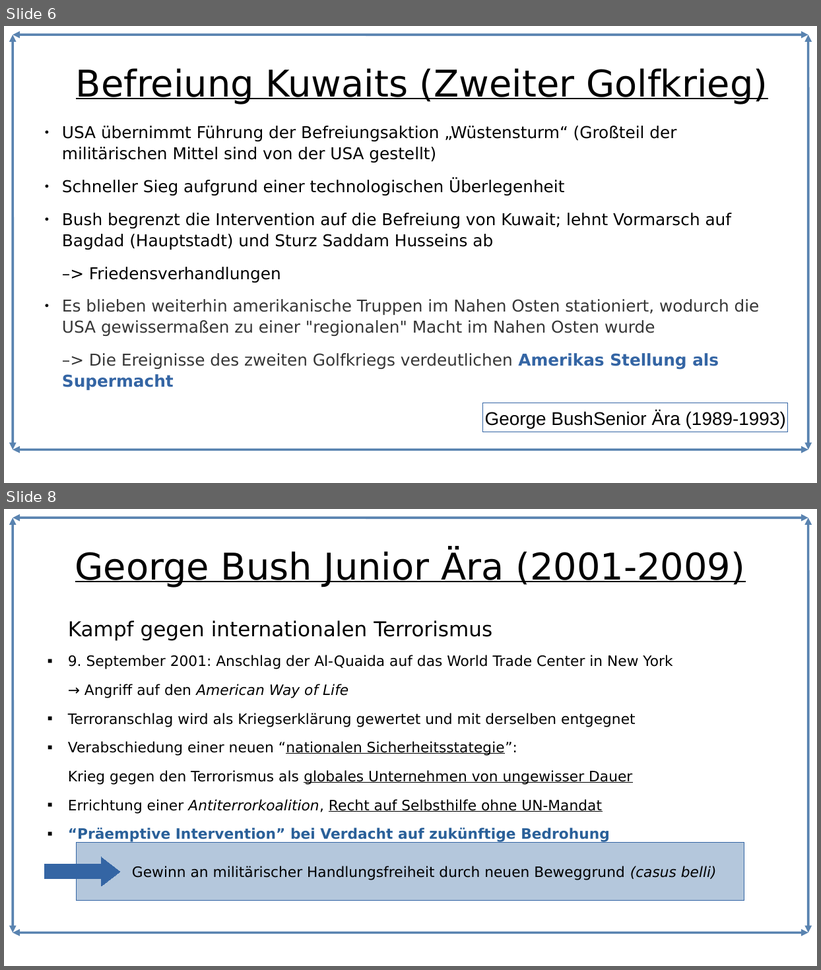
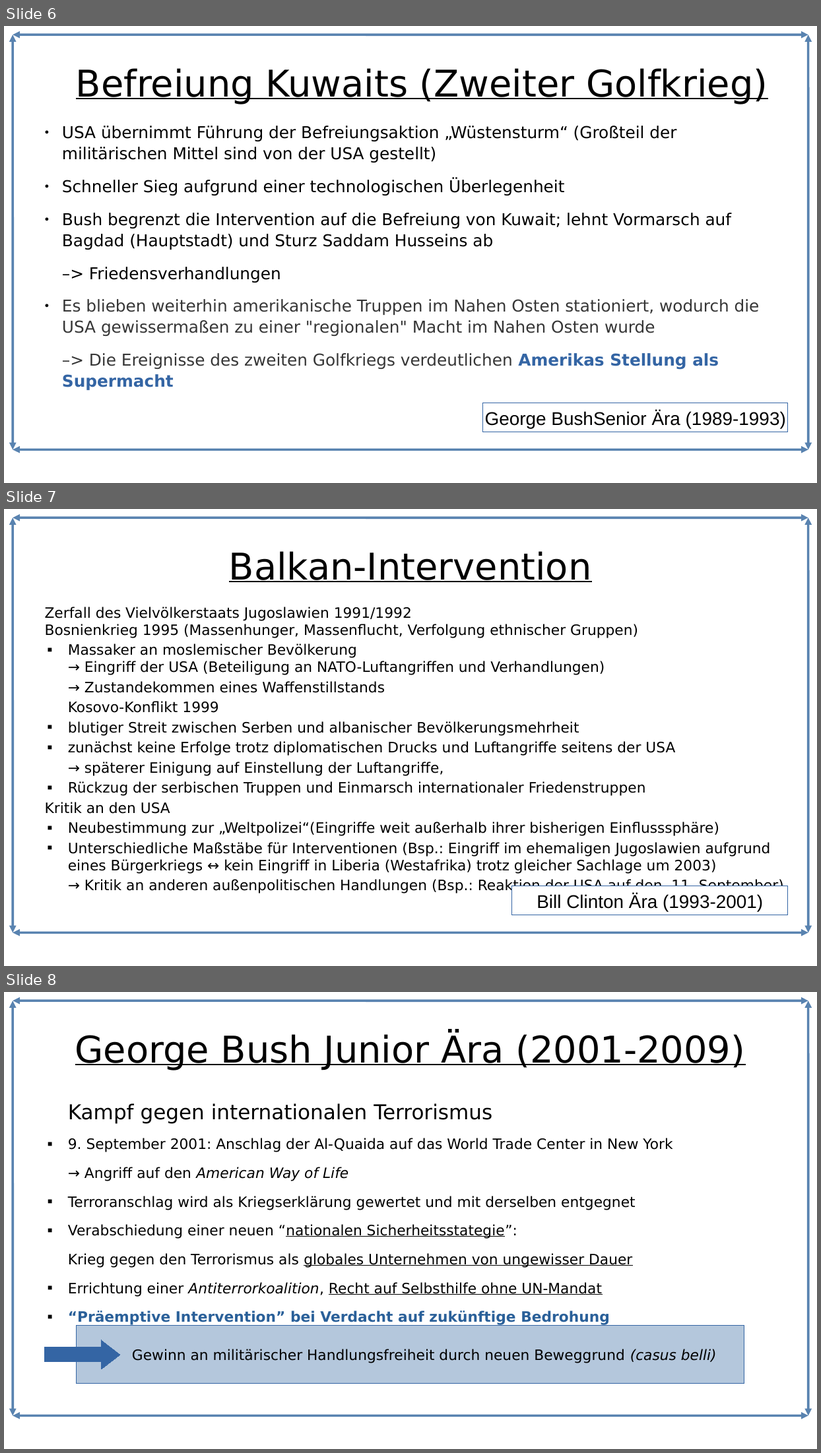
Before and after one commit to Lacrimus/Referat-Geschichte-USA-die-einzig-verbleibende-Weltmacht-, a slide deck: USA-die-einzig-verbleibende-Weltmacht.odp. Shown one above the other, each under a label of ours: slides 6 and 8 before the commit, slides 6, 7 and 8 after it; the slides between them are not shown. The pictures are 821x970 and 821x1453 pixels, drawn with LibreOffice and Linux fonts; fonts in the diff are those of the drawing. Boxes give left, top, right and bottom in pixels: in the first picture for what was removed or moved away, otherwise in the second. Text is boxed around its words. In the diff, an @@ line names an element or a change of style, - is before the commit and + after.

```diff
--- a/USA-die-einzig-verbleibende-Weltmacht.odp
+++ b/USA-die-einzig-verbleibende-Weltmacht.odp
@@ slide 7 added at (x1=4, y1=509, x2=817, y2=966), background #FFFFFF; not listed: 4 template elements that a slide beside it also shows @@
@@ title added at (x1=229, y1=551, x2=592, y2=582), 36 pt, text #000000, underline @@
+Balkan-Intervention
@@ text added at (x1=45, y1=607, x2=784, y2=887), 14 pt, text #000000 @@
+Zerfall des Vielvölkerstaats Jugoslawien 1991/1992
+Bosnienkrieg 1995 (Massenhunger, Massenflucht, Verfolgung ethnischer Gruppen)
+■ Massaker an moslemischer Bevölkerung
+  → Eingriff der USA (Beteiligung an NATO-Luftangriffen und Verhandlungen)
+→ Zustandekommen eines Waffenstillstands
+Kosovo-Konflikt 1999
+■ blutiger Streit zwischen Serben und albanischer Bevölkerungsmehrheit
+■ zunächst keine Erfolge trotz diplomatischen Drucks und Luftangriffe seitens der USA
+→ späterer Einigung auf Einstellung der Luftangriffe,
+■ Rückzug der serbischen Truppen und Einmarsch internationaler Friedenstruppen
+Kritik an den USA
+■ Neubestimmung zur „Weltpolizei“(Eingriffe weit außerhalb ihrer bisherigen Einflusssphäre)
+■ Unterschiedliche Maßstäbe für Interventionen (Bsp.: Eingriff im ehemaligen Jugoslawien aufgrund eines Bürgerkriegs ↔ kein Eingriff in Liberia (Westafrika) trotz gleicher Sachlage um 2003)
+→ Kritik an anderen außenpolitischen Handlungen (Bsp.: Reaktion der USA auf den 11. September)
@@ rectangle added at (x1=512, y1=887, x2=788, y2=916), fill #FFFFFF, outline #3465A4 0 pt, 18 pt, text #000000 @@
+Bill Clinton Ära (1993-2001)
```
Also in this commit, not shown: 1 slide removed, 3 other files.
